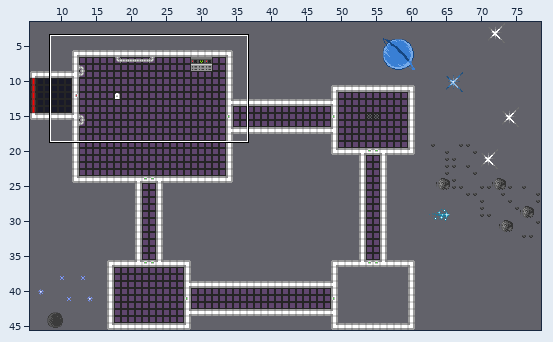
One commit to this Tiled map: static/assets/base.tmx. The first picture is a wide view before the edit; the outline marks the close-up.
Close-up. First the earlier version:
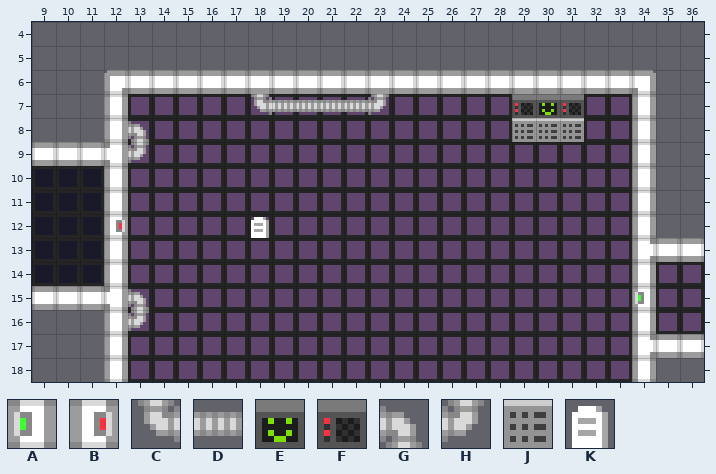
Cells are 8x8 px. Shown: x 9..36, y 4..18. The commit also changed other parts of the map, which this record leaves out.
Key: from "tiles": A 41, B 91, C 280, D 281, E 294, F 324, G 340, H 370, J 654, K 657.
_ is an empty cell.
Layers that did not change in this view are not listed.
Layer "Tile Layer 2" before, first column x 9:
 4 ____________________________
 5 ____________________________
 6 ____________________________
 7 _________CDDDDH_____FEF_____
 8 ____G_______________JJJ_____
 9 ____H_______________________
10 ____________________________
11 ____________________________
12 ___B_____K__________________
13 ____________________________
14 ____________________________
15 ____G____________________A__
16 ____H_______________________
17 ____________________________
18 ____________________________
Now the later version:
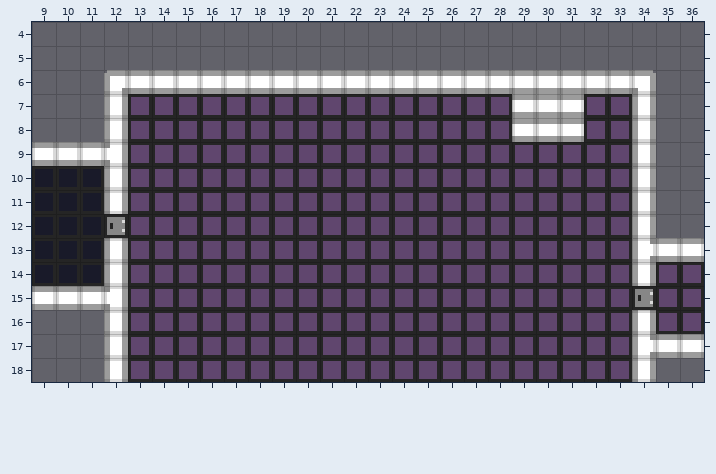
From old to new:
Layer "Tile Layer 2" (now hidden):
y 7: x 18..23 CDDDDH -> ______; x 29..31 FEF -> ___
y 8: x 13 G -> _; x 29..31 JJJ -> ___
y 9: x 13 H -> _
y 12: x 12 B -> _; x 18 K -> _
y 15: x 13 G -> _; x 34 A -> _
y 16: x 13 H -> _
